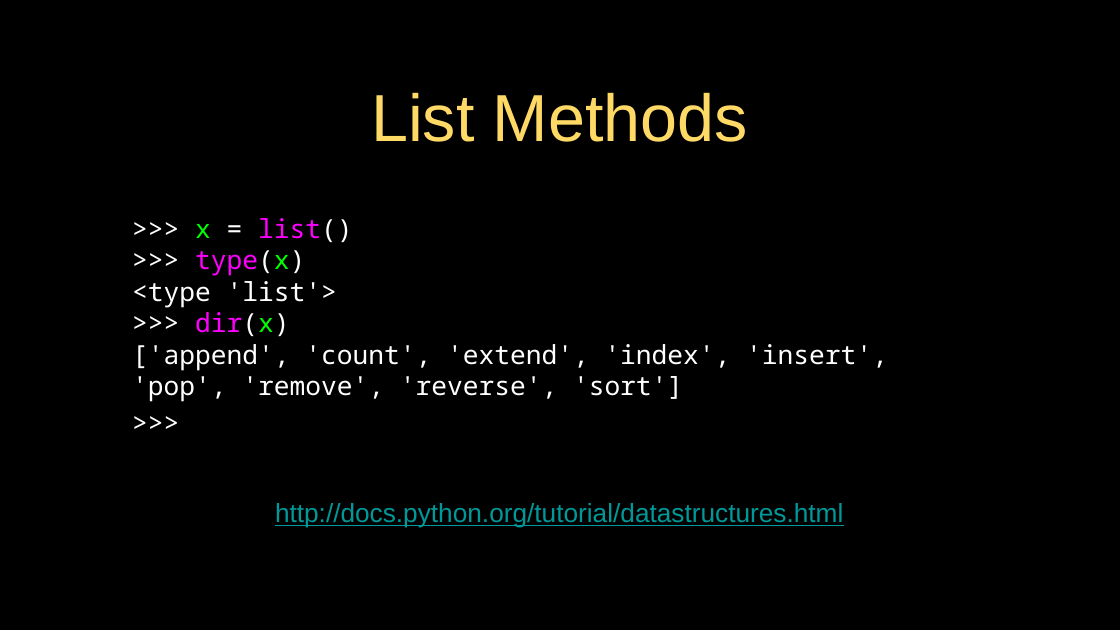
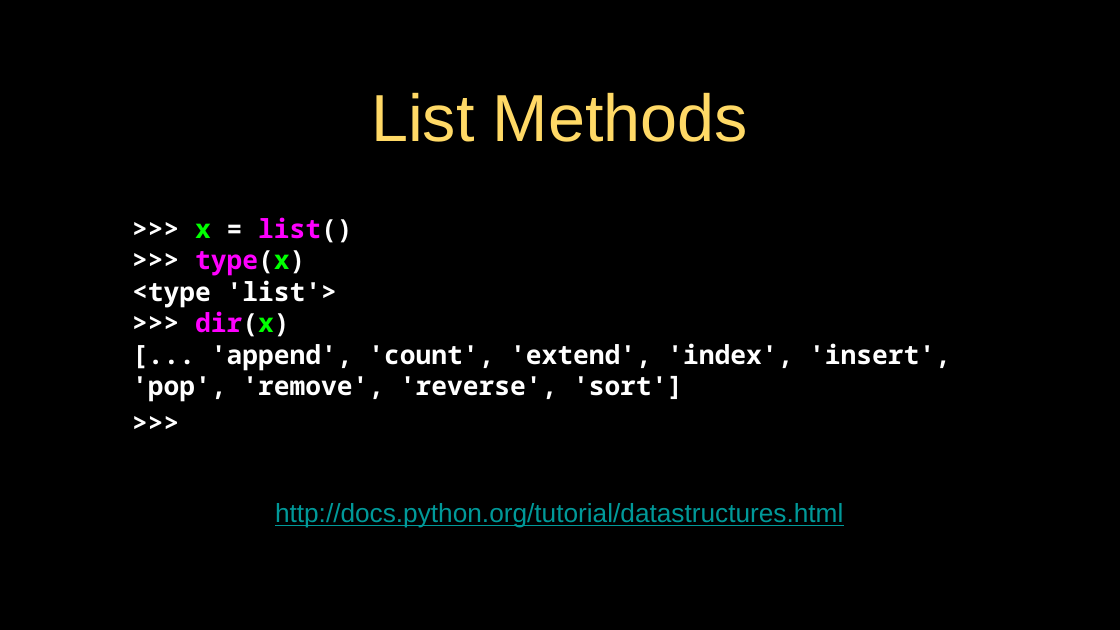
Before and after one commit to csev/py4e, a slide deck: slide 15 of lectures3/Pythonlearn-08-Lists.pptx. Drawn at 1120x630 pixels with LibreOffice and Linux fonts; fonts in the diff are those of the drawing. Boxes give left, top, right and bottom in pixels: in the first picture for what was removed or moved away, otherwise in the second. Text is boxed around its words. In the diff, an @@ line names an element or a change of style, - is before the commit and + after.

```diff
--- a/lectures3/Pythonlearn-08-Lists.pptx
+++ b/lectures3/Pythonlearn-08-Lists.pptx
@@ text at (132, 217, 352, 337): bold on in ">>> x = list()", ">>> type(x)", "<type 'list'>", ">>> dir(x)" and 1 more places @@
@@ text at (132, 343, 951, 402): text changed; bold on @@
-['append', 'count', 'extend', 'index', 'insert', 'pop', 'remove', 'reverse', 'sort']
+[... 'append', 'count', 'extend', 'index', 'insert', 'pop', 'remove', 'reverse', 'sort']
```
Also in this commit, not shown: 24 other slides changed, 13 other files.
